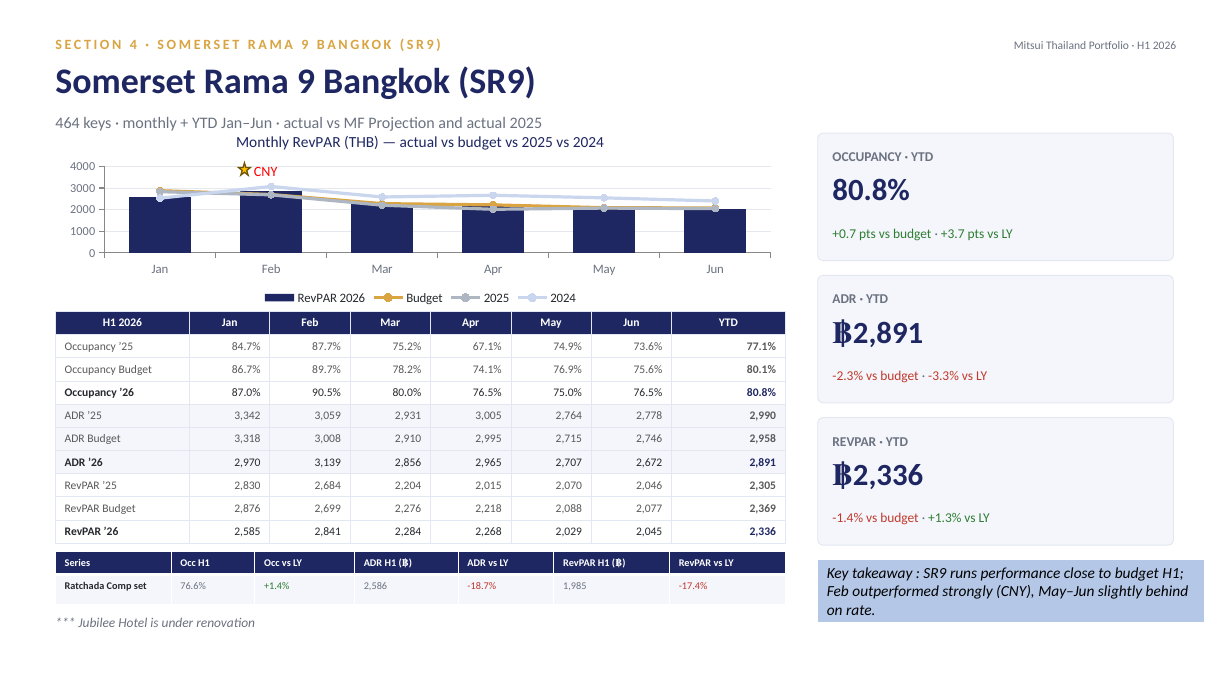
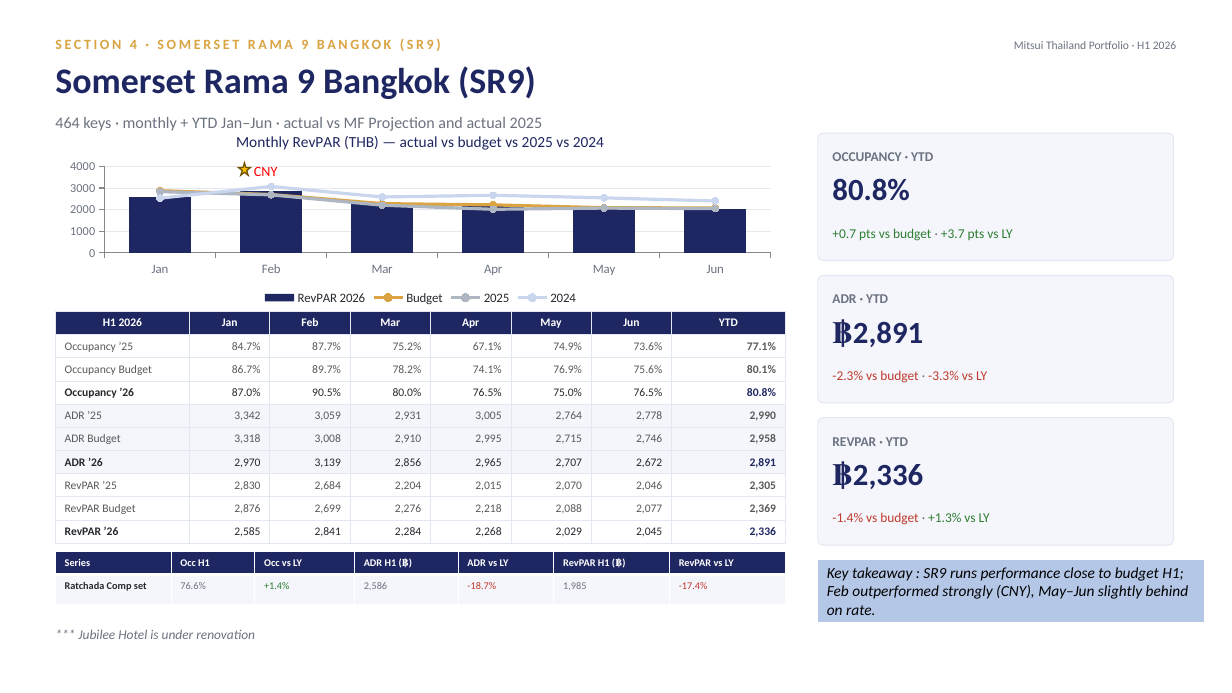
Before and after one commit to Chavin2543/mae-workspace, a slide deck: slide 16 of output/Portfolio_Performance_Report_H1-2026.pptx. Drawn at 1232x693 pixels with LibreOffice and Linux fonts; fonts in the diff are those of the drawing. Boxes give left, top, right and bottom in pixels: in the first picture for what was removed or moved away, otherwise in the second. Text is boxed around its words. In the diff, an @@ line names an element or a change of style, - is before the commit and + after.

```diff
--- a/output/Portfolio_Performance_Report_H1-2026.pptx
+++ b/output/Portfolio_Performance_Report_H1-2026.pptx
@@ text "*** Jubilee Hotel is under ..." moved from (x1=78, y1=617, x2=255, y2=627) to (x1=78, y1=629, x2=255, y2=639) @@
```
Also in this commit, not shown: 9 other slides changed.
